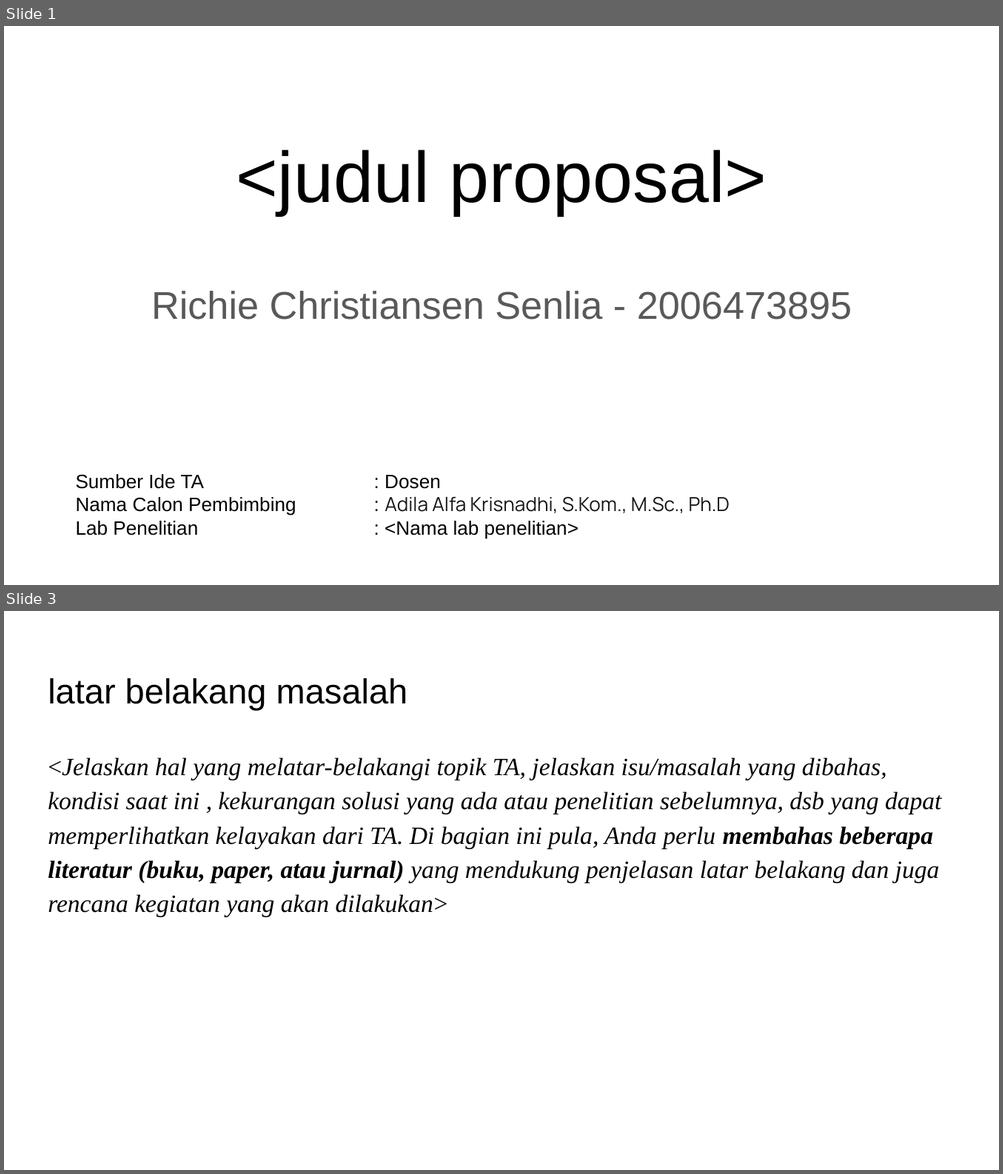
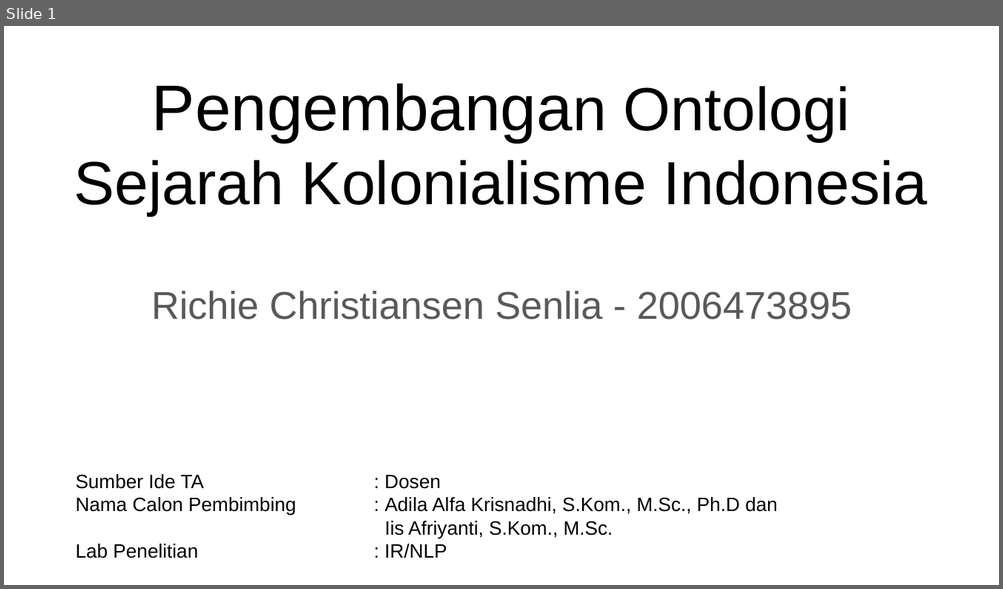
Before and after one commit to rcsenlia/Ontologi-Sejarah-Indonesia, a slide deck: RichieChristiansenSenlia/Draft Proposal - Richie Christiansen Senlia.pptx. Shown one above the other, each under a label of ours: slides 1 and 3 before the commit, slide 1 after it; the slides between them are not shown. The pictures are 1003x1174 and 1003x589 pixels, drawn with LibreOffice and Linux fonts; fonts in the diff are those of the drawing. Boxes give left, top, right and bottom in pixels: in the first picture for what was removed or moved away, otherwise in the second. Text is boxed around its words. In the diff, an @@ line names an element or a change of style, - is before the commit and + after.

Commit message:
update proposal

```diff
--- a/RichieChristiansenSenlia/Draft Proposal - Richie Christiansen Senlia.pptx
+++ b/RichieChristiansenSenlia/Draft Proposal - Richie Christiansen Senlia.pptx
@@ slide 3 removed at (x1=4, y1=611, x2=999, y2=1170), background #FFFFFF @@
@@ title removed at (x1=48, y1=678, x2=408, y2=710) @@
-latar belakang masalah
@@ text removed at (x1=48, y1=758, x2=941, y2=917) @@
-<Jelaskan hal yang melatar-belakangi topik TA, jelaskan isu/masalah yang dibahas, kondisi saat ini , kekurangan solusi yang ada atau penelitian sebelumnya, dsb yang dapat memperlihatkan kelayakan dari TA. Di bagian ini pula, Anda perlu membahas beberapa literatur (buku, paper, atau jurnal) yang mendukung penjelasan latar belakang dan juga rencana kegiatan yang akan dilakukan>
@@ slide 1 changed as well @@
@@ title at (x1=74, y1=86, x2=928, y2=215): text changed; size 52 to 44.1 pt @@
-<judul proposal>
+Pengembangan Ontologi Sejarah Kolonialisme Indonesia
@@ text at (x1=76, y1=497, x2=777, y2=559): text changed @@
-Nama Calon Pembimbing : Adila Alfa Krisnadhi, S.Kom., M.Sc., Ph.D
-Lab Penelitian : <Nama lab penelitian>
+Nama Calon Pembimbing : Adila Alfa Krisnadhi, S.Kom., M.Sc., Ph.D dan
+Iis Afriyanti, S.Kom., M.Sc.
+Lab Penelitian : IR/NLP
```
Also in this commit, not shown: 8 other slides changed, 2 slides added, 3 other slides removed.
